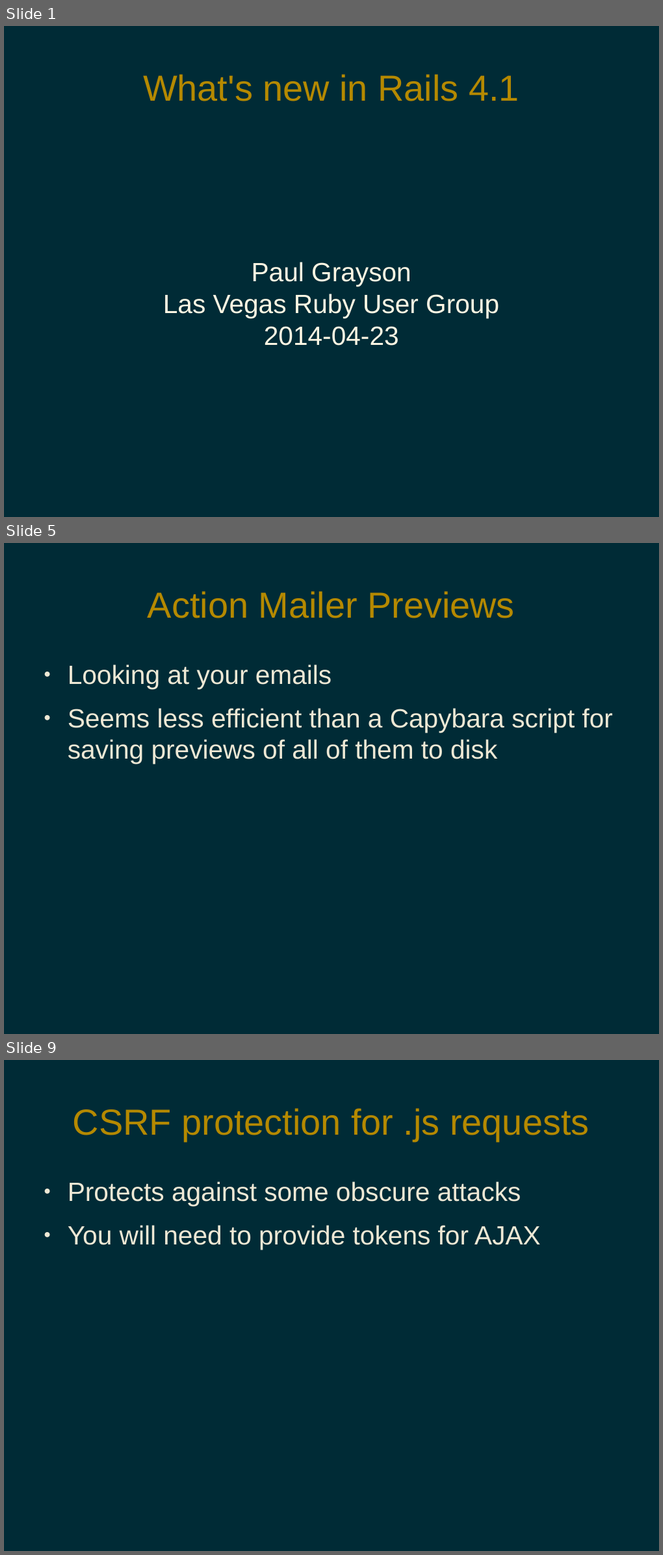
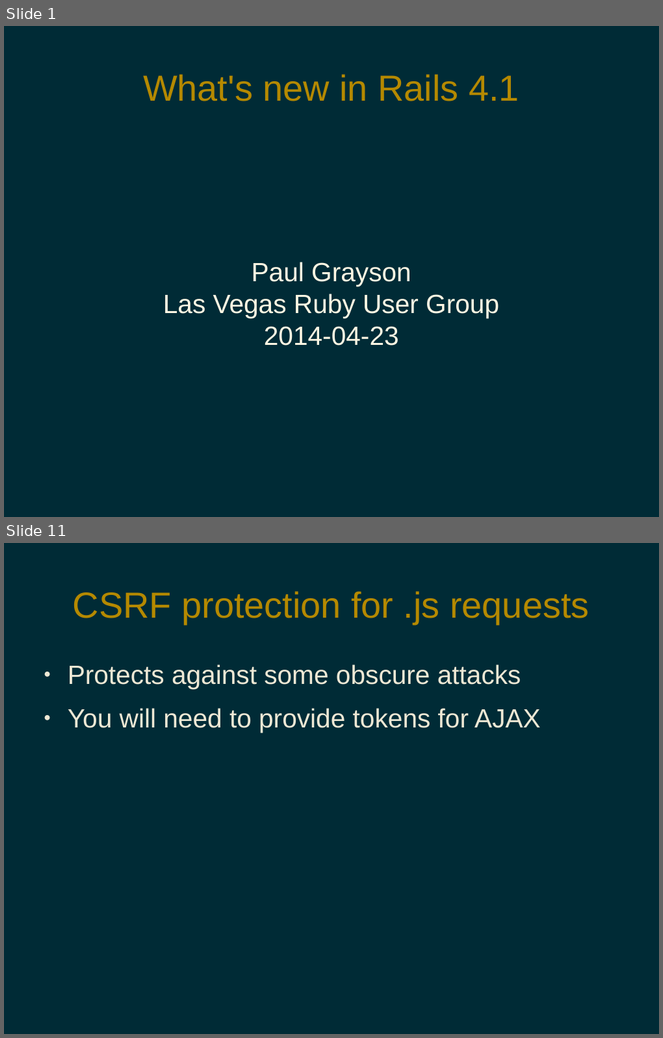
Before and after one commit to pdg137/rails41-pres, a slide deck: new-in-rails-4-1.odp. Shown one above the other, each under a label of ours: slides 1, 5 and 9 before the commit, slides 1 and 11 after it; the slides between them are not shown. The pictures are 663x1555 and 663x1038 pixels, drawn with LibreOffice and Linux fonts; fonts in the diff are those of the drawing. Boxes give left, top, right and bottom in pixels: in the first picture for what was removed or moved away, otherwise in the second. Text is boxed around its words. In the diff, an @@ line names an element or a change of style, - is before the commit and + after.

```diff
--- a/new-in-rails-4-1.odp
+++ b/new-in-rails-4-1.odp
@@ slide 5 removed at bbox=[4, 543, 659, 1034], background #002B36 @@
@@ title removed at bbox=[148, 591, 515, 618] @@
-Action Mailer Previews
@@ text removed at bbox=[68, 665, 613, 764] @@
-● Looking at your emails
-● Seems less efficient than a Capybara script for saving previews of all of them to disk
@@ what was slide 9 is now slide 11 @@
```
Also in this commit, not shown: 5 slides changed, 6 slides added, 2 other slides removed.
